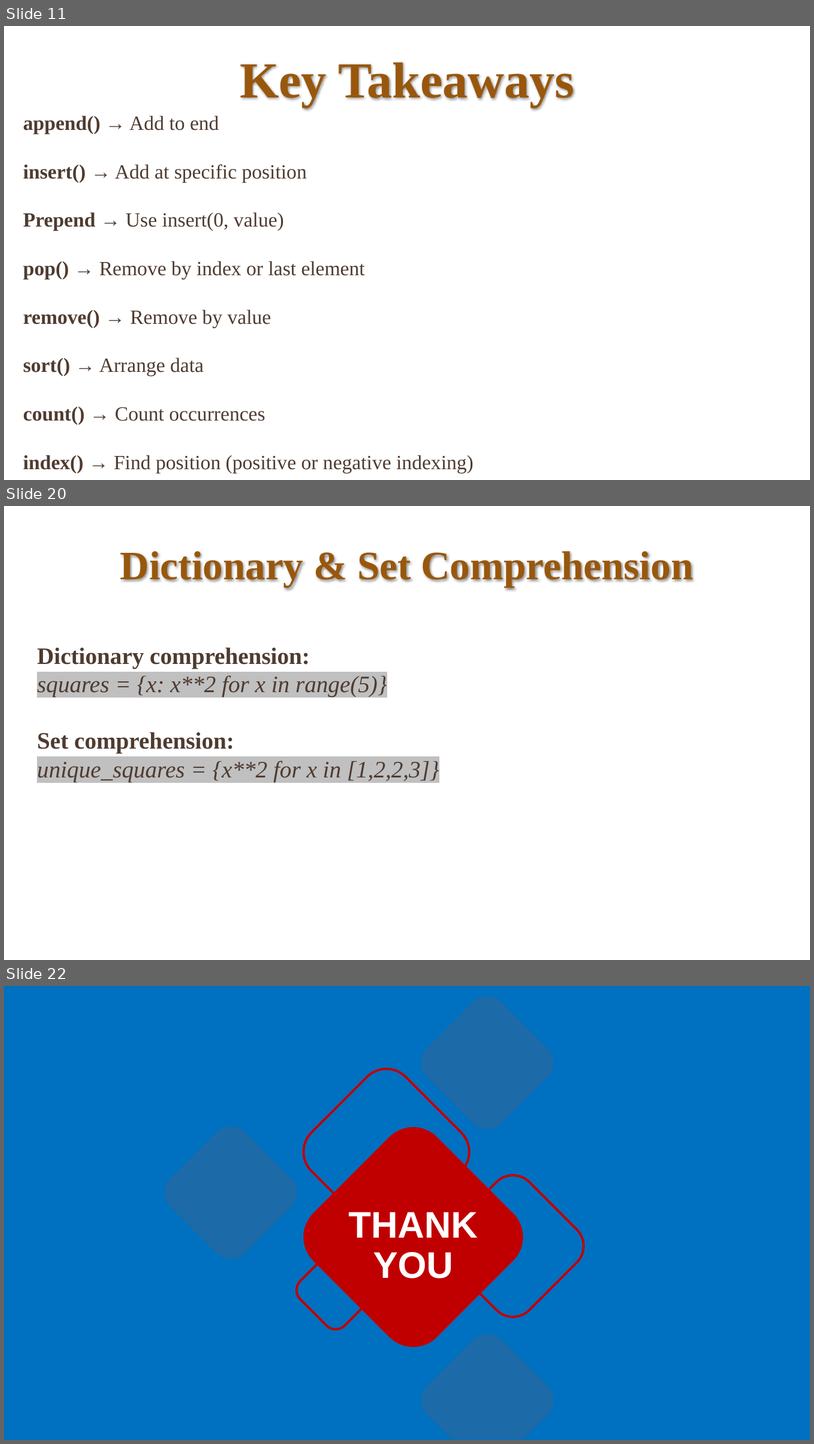
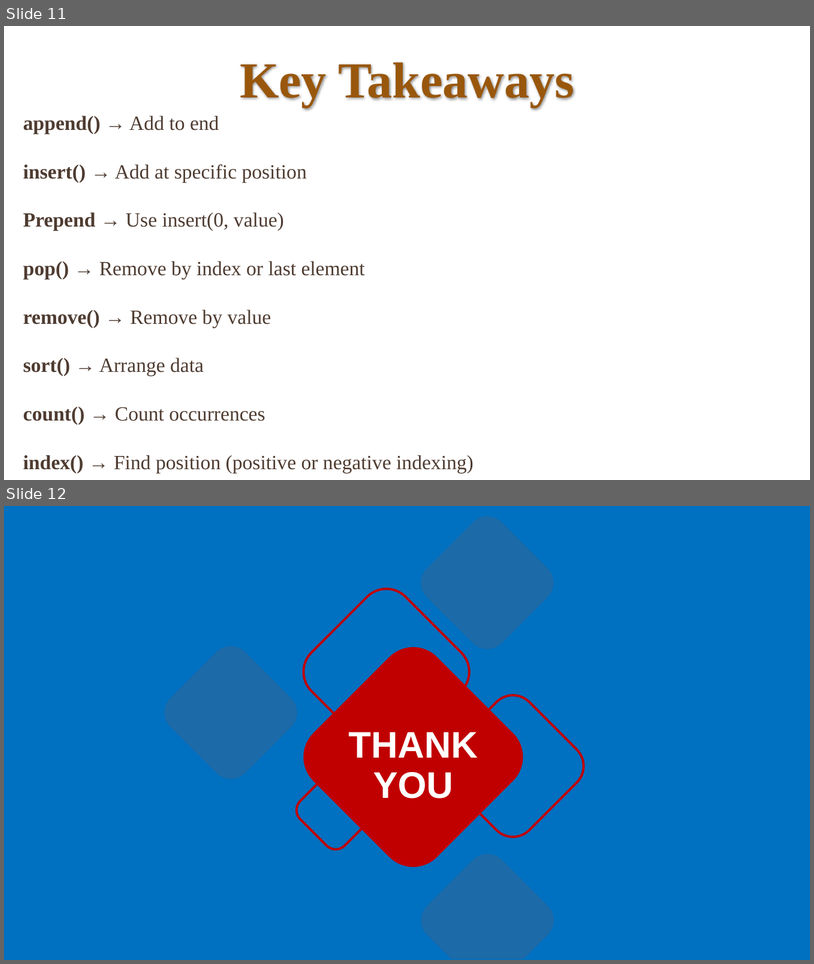
Before and after one commit to bahadurCorvit/Advance_Python, a slide deck: lectures/Lec11.pptx. Shown one above the other, each under a label of ours: slides 11, 20 and 22 before the commit, slides 11 and 12 after it; the slides between them are not shown. The pictures are 814x1444 and 814x964 pixels, drawn with LibreOffice and Linux fonts; fonts in the diff are those of the drawing. Boxes give left, top, right and bottom in pixels: in the first picture for what was removed or moved away, otherwise in the second. Text is boxed around its words. In the diff, an @@ line names an element or a change of style, - is before the commit and + after.

```diff
--- a/lectures/Lec11.pptx
+++ b/lectures/Lec11.pptx
@@ slide 20 removed at bbox=[4, 506, 810, 960], background #FFFFFF @@
@@ title removed at bbox=[120, 551, 693, 587] @@
-Dictionary & Set Comprehension
@@ text removed at bbox=[37, 647, 440, 781] @@
-Dictionary comprehension:
-squares = {x: x**2 for x in range(5)}
-Set comprehension:
-unique_squares = {x**2 for x in [1,2,2,3]}
@@ what was slide 22 is now slide 12 @@
```
Also in this commit, not shown: 9 other slides removed, 2 other files.
